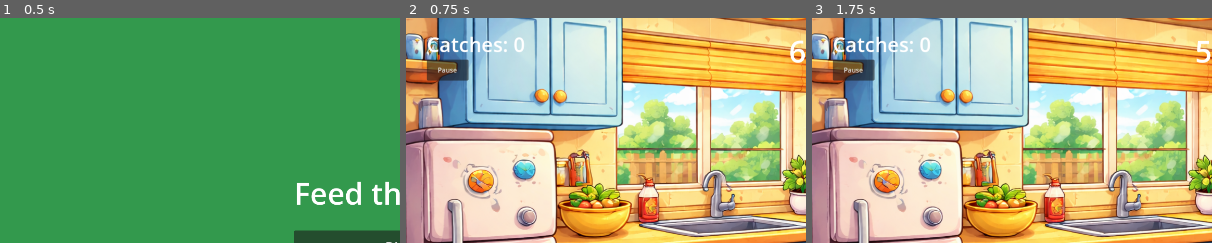
Above: before the commit, frames 1-3 (left to right).
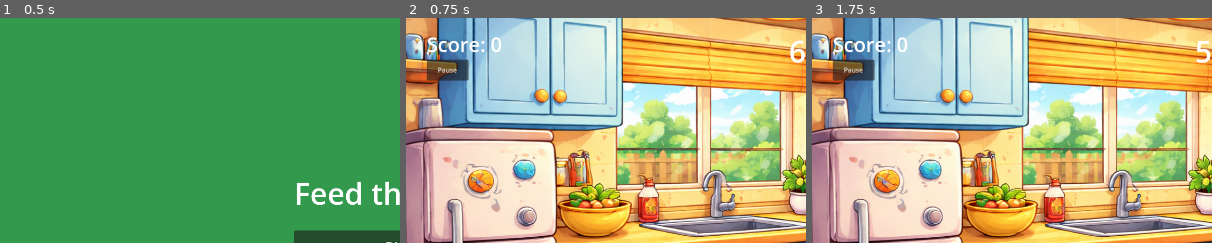
Above: after the commit, the same moments.

Repository: davetashner/feed-the-pups
Game: Godot game, scene res://scenes/main_menu.tscn
Two runs of this game, one before a commit and one after it. Both use one fixed random seed, a clock stepped at 60 frames per second and the inputs below.
Inputs:
- Up to frame 1 (0.5 s): no input
- Up to frame 2 (0.75 s): click "Play" at 0.5 s
- Up to frame 3 (1.75 s): click "Aim: ON" at 1.25 s
The pictures show only the part of the screen within x 0-50%, y 0-50%; the shares and areas given below are measured in that part.

Frame 1 is identical in both runs. In frame 2, 0.7% of the frame differs, in the area x 5-30%, y 8-16%; in frame 3, 0.7%.

Commit message:
Add streak bonus system and Riverside location (bd-c001.4.3)
Scoring:
- Streak tracking with visual feedback (fire emoji at 3+ streak)
- +50% bonus per streak level above threshold
- Score now calculated with bonuses, not just catches * 100
- Streak resets on miss

Timer/Scoring epic progress:
- bd-c001.4.1: Timer - closed
- bd-c001.4.2: Base scoring - closed
- bd-c001.4.3: Streak bonus - closed
- bd-c001.4.5: Star rating - closed

New location:
- Riverside (bg_oriental_main.png) added for levels 9-10
- Redistributed 5 locations across 10 levels (2 each)

Co-Authored-By: Claude Opus 4.5 <noreply@anthropic.com>

Diff:
--- a/game/game_manager.gd
+++ b/game/game_manager.gd
@@ -45,20 +45,21 @@
 	"paris": "res://assets/backgrounds/bg_paris_main.png",
 	"texas": "res://assets/backgrounds/bg_texas_main.png",
 	"italy": "res://assets/backgrounds/bg_italy_main.png",
+	"riverside": "res://assets/backgrounds/bg_oriental_main.png",
 }
 
 # Per-level settings (visibility window, spawn interval, background)
 const LEVEL_CONFIG = [
 	{"visibility": 4.0, "spawn_interval": 5.0, "dogs_max": 1, "location": "kitchen"},   # Level 1
 	{"visibility": 3.85, "spawn_interval": 4.8, "dogs_max": 2, "location": "kitchen"},  # Level 2
-	{"visibility": 3.70, "spawn_interval": 4.6, "dogs_max": 2, "location": "kitchen"},  # Level 3
+	{"visibility": 3.70, "spawn_interval": 4.6, "dogs_max": 2, "location": "paris"},    # Level 3
 	{"visibility": 3.55, "spawn_interval": 4.4, "dogs_max": 2, "location": "paris"},    # Level 4
-	{"visibility": 3.40, "spawn_interval": 4.2, "dogs_max": 3, "location": "paris"},    # Level 5
+	{"visibility": 3.40, "spawn_interval": 4.2, "dogs_max": 3, "location": "texas"},    # Level 5
 	{"visibility": 3.25, "spawn_interval": 4.0, "dogs_max": 3, "location": "texas"},    # Level 6
-	{"visibility": 3.10, "spawn_interval": 3.8, "dogs_max": 3, "location": "texas"},    # Level 7
+	{"visibility": 3.10, "spawn_interval": 3.8, "dogs_max": 3, "location": "italy"},    # Level 7
 	{"visibility": 2.95, "spawn_interval": 3.6, "dogs_max": 4, "location": "italy"},    # Level 8
-	{"visibility": 2.80, "spawn_interval": 3.4, "dogs_max": 4, "location": "italy"},    # Level 9
-	{"visibility": 2.65, "spawn_interval": 3.2, "dogs_max": 5, "location": "italy"},    # Level 10
+	{"visibility": 2.80, "spawn_interval": 3.4, "dogs_max": 4, "location": "riverside"},  # Level 9
+	{"visibility": 2.65, "spawn_interval": 3.2, "dogs_max": 5, "location": "riverside"},  # Level 10
 ]
 
 # Results from last completed level (for results screen)
--- a/game/scenes/gameplay.gd
+++ b/game/scenes/gameplay.gd
@@ -22,6 +22,14 @@
 # Score tracking
 var catches := 0
 var misses := 0
+var score := 0
+var current_streak := 0
+var best_streak := 0
+
+# Scoring constants
+const BASE_POINTS := 100
+const STREAK_THRESHOLD := 3  # Streak bonus starts at 3 catches
+const STREAK_MULTIPLIER := 0.5  # +50% per streak level above threshold
 
 # Round state
 var time_remaining := 60.0
@@ -32,6 +40,7 @@
 
 @onready var score_label: Label = $UI/ScoreLabel
 @onready var timer_label: Label = $UI/TimerLabel
+@onready var streak_label: Label = $UI/StreakLabel
 @onready var throw_zone: ColorRect = $ThrowZone
 @onready var dog: Area2D = $Dog
 @onready var trajectory_line: Line2D = $TrajectoryLine
@@ -192,11 +201,26 @@
 
 func _on_treat_caught() -> void:
 	catches += 1
+	current_streak += 1
+	if current_streak > best_streak:
+		best_streak = current_streak
+
+	# Calculate points with streak bonus
+	var points := BASE_POINTS
+	if current_streak >= STREAK_THRESHOLD:
+		var streak_level := current_streak - STREAK_THRESHOLD + 1
+		var multiplier := 1.0 + (streak_level * STREAK_MULTIPLIER)
+		points = int(BASE_POINTS * multiplier)
+
+	score += points
 	_update_score_display()
+	_update_streak_display()
 
 
 func _on_treat_missed(_treat: Node) -> void:
 	misses += 1
+	current_streak = 0
+	_update_streak_display()
 
 
 func _on_aim_button_pressed() -> void:
@@ -213,11 +237,15 @@
 func _start_round() -> void:
 	catches = 0
 	misses = 0
+	score = 0
+	current_streak = 0
+	best_streak = 0
 	time_remaining = GameManager.LEVEL_DURATION
 	round_active = true
 	throw_zone.visible = true
 	pause_overlay.visible = false
 	_update_score_display()
+	_update_streak_display()
 	_update_timer_display()
 	_clear_all_treats()
 
@@ -228,7 +256,7 @@
 	_clear_trajectory()
 
 	# Transition to results screen via GameManager
-	GameManager.show_results(catches * 100, catches, misses)
+	GameManager.show_results(score, catches, misses)
 
 
 func _update_timer_display() -> void:
@@ -242,7 +270,20 @@
 
 
 func _update_score_display() -> void:
-	score_label.text = "Catches: %d" % catches
+	score_label.text = "Score: %d" % score
+
+
+func _update_streak_display() -> void:
+	if current_streak >= STREAK_THRESHOLD:
+		streak_label.text = "Streak: %d! 🔥" % current_streak
+		streak_label.add_theme_color_override("font_color", Color(1, 0.6, 0.2))
+		streak_label.visible = true
+	elif current_streak > 0:
+		streak_label.text = "Streak: %d" % current_streak
+		streak_label.remove_theme_color_override("font_color")
+		streak_label.visible = true
+	else:
+		streak_label.visible = false
 
 
 func _clear_all_treats() -> void:
--- a/game/scenes/gameplay.tscn
+++ b/game/scenes/gameplay.tscn
@@ -90,6 +90,15 @@
 offset_bottom = 150.0
 text = "Pause"
 
+[node name="StreakLabel" type="Label" parent="UI"]
+visible = false
+offset_left = 50.0
+offset_top = 170.0
+offset_right = 300.0
+offset_bottom = 220.0
+text = "Streak: 0"
+label_settings = SubResource("LabelSettings_score")
+
 [node name="PauseOverlay" type="CanvasLayer" parent="."]
 visible = false
 layer = 10
Binary file added: game/assets/backgrounds/bg_oriental_main.png
Not shown, changed: beads/bd-a001.jsonl
Not shown, changed: beads/bd-c001.jsonl
Not shown, changed: beads/bd-p001.jsonl
Not shown, changed: beads/current-focus.md
